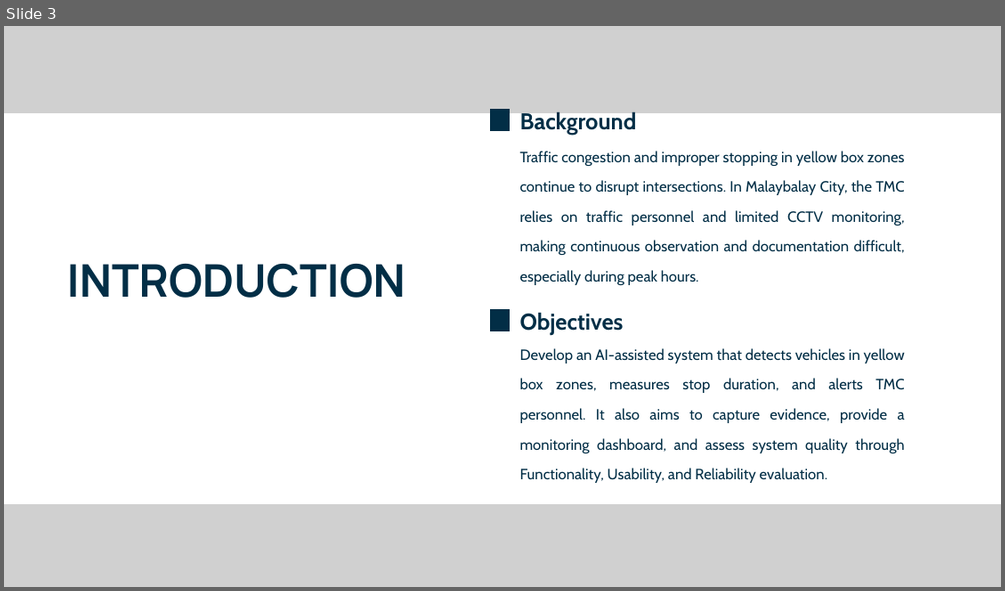
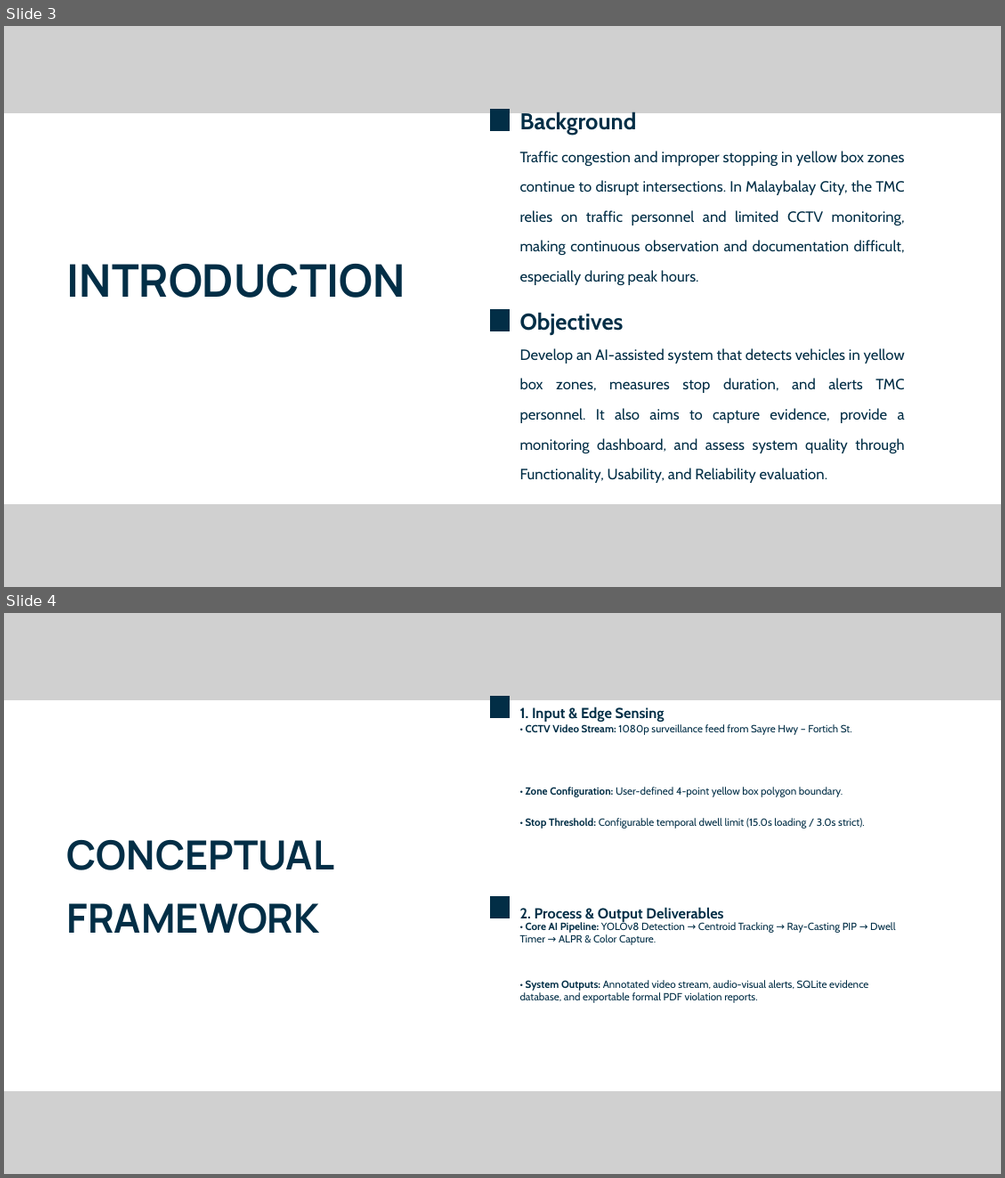
Before and after one commit to Chun-taro/AI-Powered-Yellow-Box-Zone-Violation-Monitoring-System, a slide deck: docs/Capstone3_PPT (1).pptx. Shown one above the other, each under a label of ours: slide 3 before the commit, slides 3 and 4 after it. The pictures are 1005x591 and 1005x1178 pixels, drawn with LibreOffice and Linux fonts; fonts in the diff are those of the drawing; grey boxes stand for pictures; background and template pictures are left out. Boxes give left, top, right and bottom in pixels: in the first picture for what was removed or moved away, otherwise in the second. Text is boxed around its words. In the diff, an @@ line names an element or a change of style, - is before the commit and + after.

```diff
--- a/docs/Capstone3_PPT (1).pptx
+++ b/docs/Capstone3_PPT (1).pptx
@@ slide 4 added at (4, 613, 1001, 1174), background picture (left out) @@
@@ picture added at (4, 613, 1001, 700) @@
@@ freeform shape added at (489, 696, 510, 718), fill #022E46 @@
@@ text added at (520, 706, 664, 722), 21 pt, text #022E46, bold @@
+1. Input & Edge Sensing
@@ text added at (526, 724, 865, 828), 15 pt, text #022E46 @@
+• CCTV Video Stream: 1080p surveillance feed from Sayre Hwy – Fortich St.
+• Zone Configuration: User-defined 4-point yellow box polygon boundary.
+• Stop Threshold: Configurable temporal dwell limit (15.0s loading / 3.0s strict).
@@ text added at (67, 840, 335, 933), 58 pt, text #022E46, bold @@
+CONCEPTUAL
+FRAMEWORK
@@ freeform shape added at (489, 896, 510, 918), fill #022E46 @@
@@ text added at (520, 922, 895, 1003), 15 pt, text #022E46 @@
+• Core AI Pipeline: YOLOv8 Detection → Centroid Tracking → Ray-Casting PIP → Dwell Timer → ALPR & Color Capture.
+• System Outputs: Annotated video stream, audio-visual alerts, SQLite evidence database, and exportable formal PDF violation reports.
@@ text added at (520, 907, 723, 923), 21 pt, text #022E46, bold @@
+2. Process & Output Deliverables
@@ picture added at (4, 1091, 1001, 1174) @@
```
Also in this commit, not shown: 4 other slides added, 1 other file.
